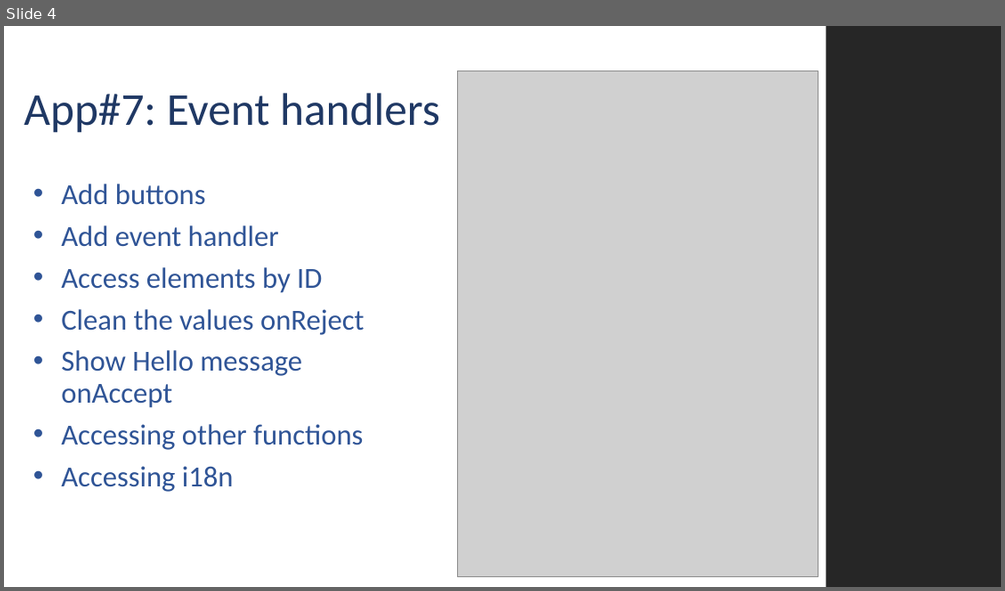
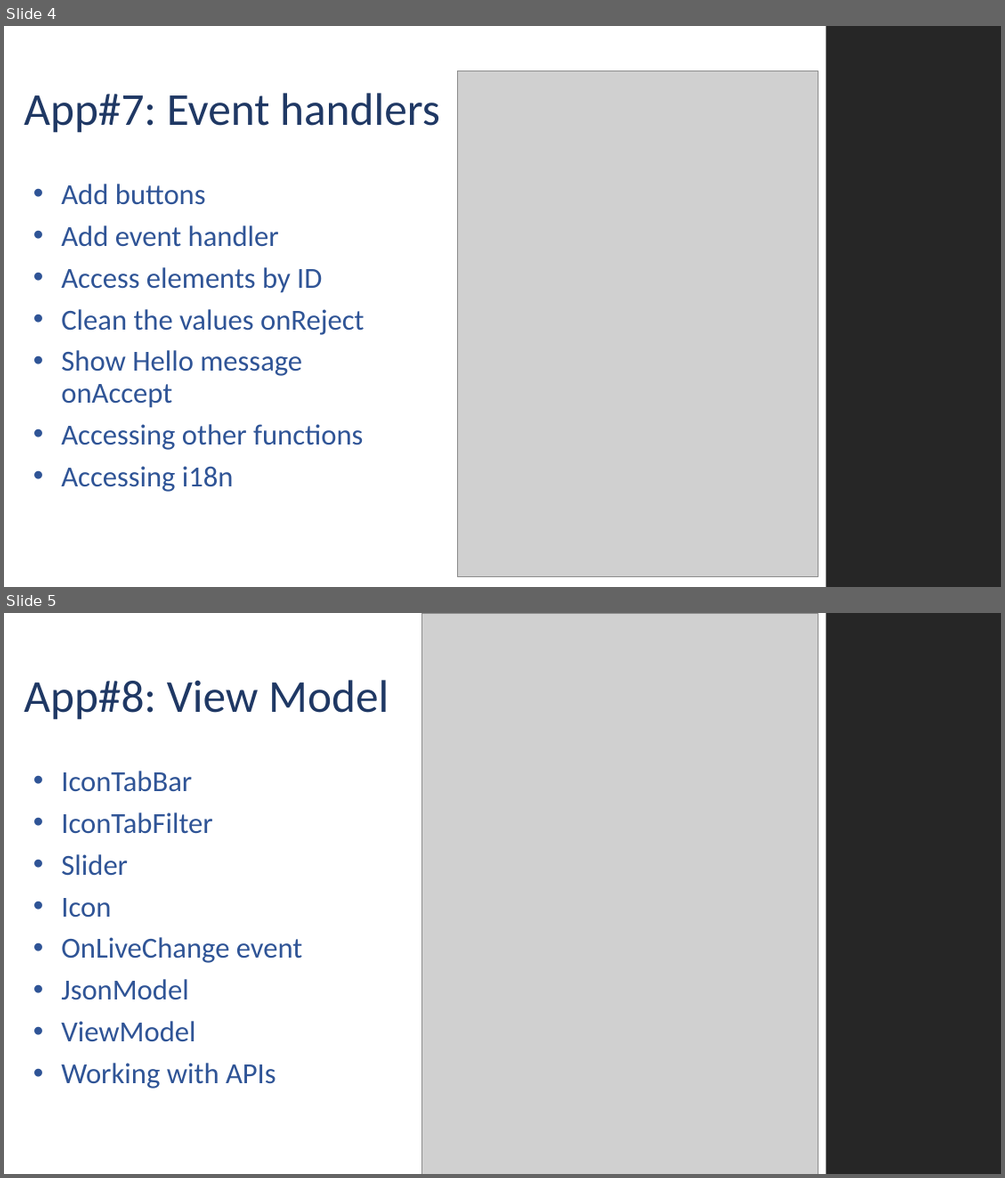
Before and after one commit to MJZSoft/OpenUI5Tutorial, a slide deck: Presentations/UI5_003.pptx. Shown one above the other, each under a label of ours: slide 4 before the commit, slides 4 and 5 after it. The pictures are 1005x591 and 1005x1178 pixels, drawn with LibreOffice and Linux fonts; fonts in the diff are those of the drawing; grey boxes stand for pictures; background and template pictures are left out. Boxes give left, top, right and bottom in pixels: in the first picture for what was removed or moved away, otherwise in the second. Text is boxed around its words. In the diff, an @@ line names an element or a change of style, - is before the commit and + after.

Commit message:
Added a new App to show how to update view by using view model

```diff
--- a/Presentations/UI5_003.pptx
+++ b/Presentations/UI5_003.pptx
@@ slide 5 added at (x1=4, y1=613, x2=1001, y2=1174), background #FFFFFF; not listed: 1 template element that a slide beside it also shows @@
@@ picture added at (x1=422, y1=613, x2=817, y2=1174) @@
@@ title added at (x1=24, y1=680, x2=388, y2=720), 44 pt, text #1F3864 @@
+App#8: View Model
@@ text added at (x1=61, y1=771, x2=302, y2=1088), 28 pt, text #2F5496 @@
+• IconTabBar
+• IconTabFilter
+• Slider
+• Icon
+• OnLiveChange event
+• JsonModel
+• ViewModel
+• Working with APIs
```
Also in this commit, not shown: 1 slide removed, 28 other files.
